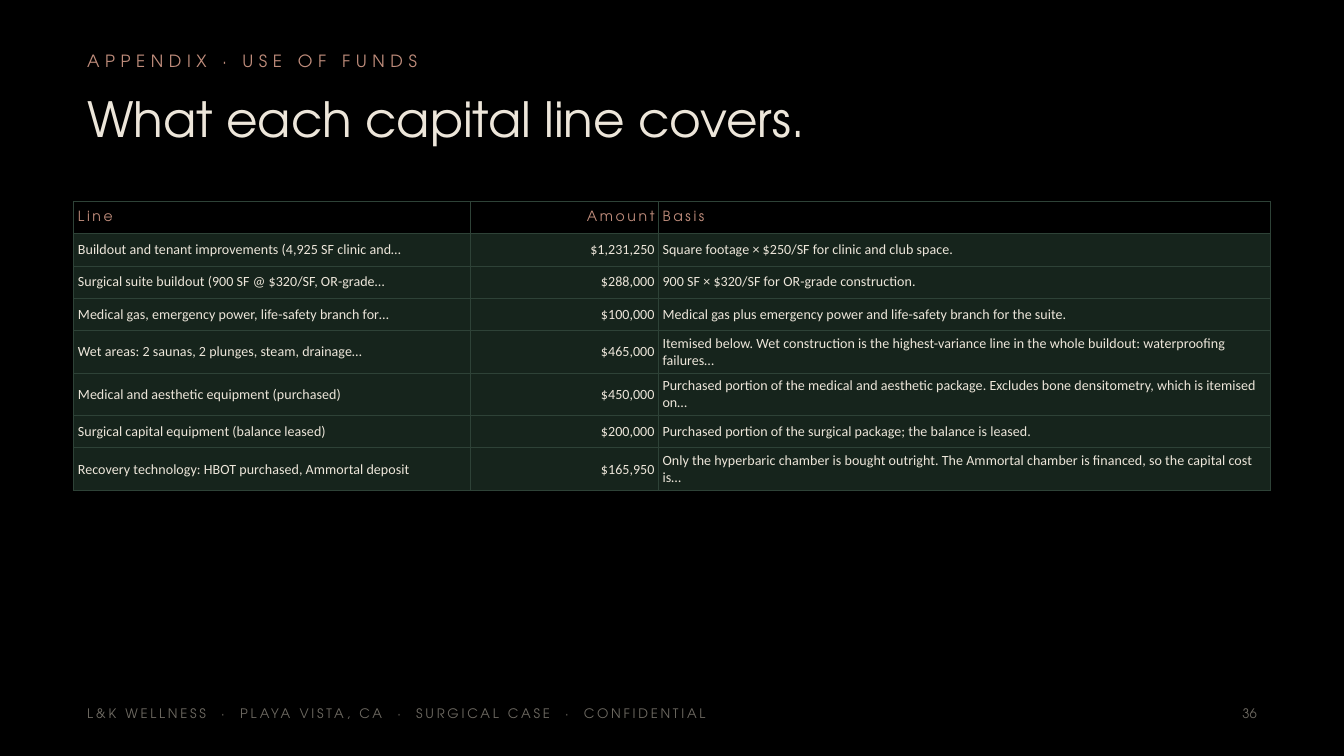
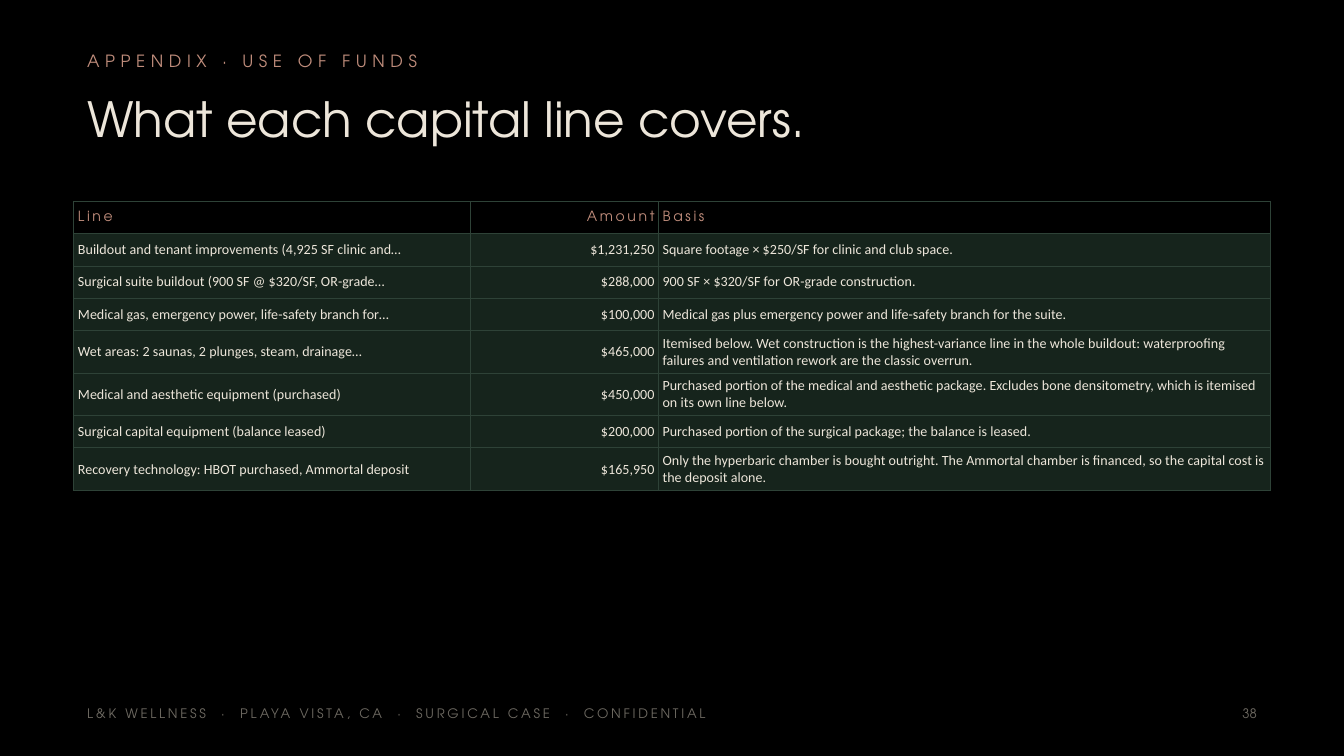
Before and after one commit to apexalpha811/lkwellness_OR, a slide deck: slide 37 of L-K-Wellness-Surgical-5.3M.pptx (slide 35 before the commit). Drawn at 1344x756 pixels with LibreOffice and Linux fonts; fonts in the diff are those of the drawing. Boxes give left, top, right and bottom in pixels: in the first picture for what was removed or moved away, otherwise in the second. Text is boxed around its words. In the diff, an @@ line names an element or a change of style, - is before the commit and + after.

```diff
--- a/L-K-Wellness-Surgical-5.3M.pptx
+++ b/L-K-Wellness-Surgical-5.3M.pptx
@@ table at bbox=[74, 202, 1270, 489] @@
-row 5, column 3: Itemised below. Wet construction is the highest-variance line in the whole buildout: waterproofing failures…
+row 5, column 3: Itemised below. Wet construction is the highest-variance line in the whole buildout: waterproofing failures and ventilation rework are the classic overrun.
-row 6, column 3: Purchased portion of the medical and aesthetic package. Excludes bone densitometry, which is itemised on…
+row 6, column 3: Purchased portion of the medical and aesthetic package. Excludes bone densitometry, which is itemised on its own line below.
-row 8, column 3: Only the hyperbaric chamber is bought outright. The Ammortal chamber is financed, so the capital cost is…
+row 8, column 3: Only the hyperbaric chamber is bought outright. The Ammortal chamber is financed, so the capital cost is the deposit alone.
```
Also in this commit, not shown: 35 other slides changed, 6 slides added, 4 other files.
